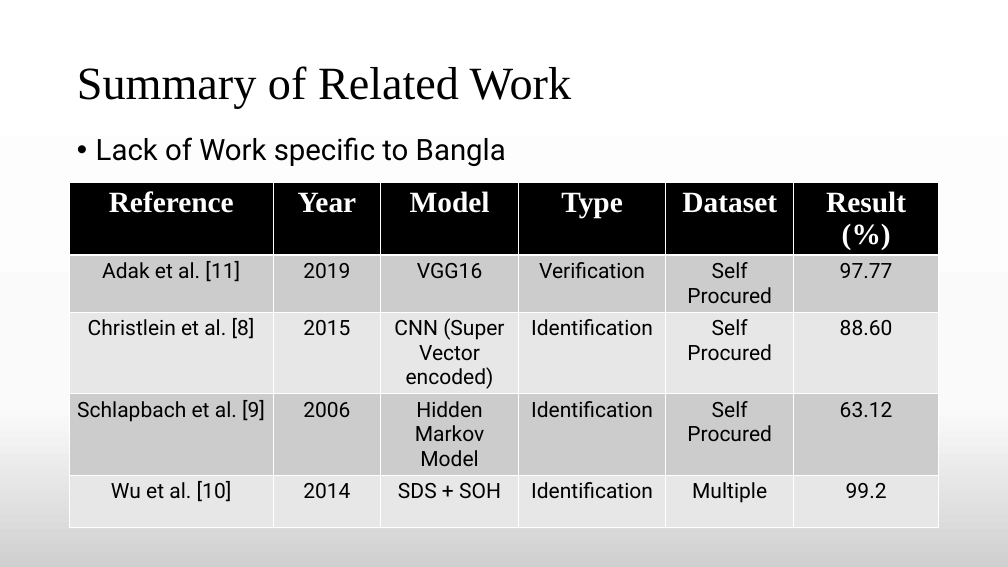
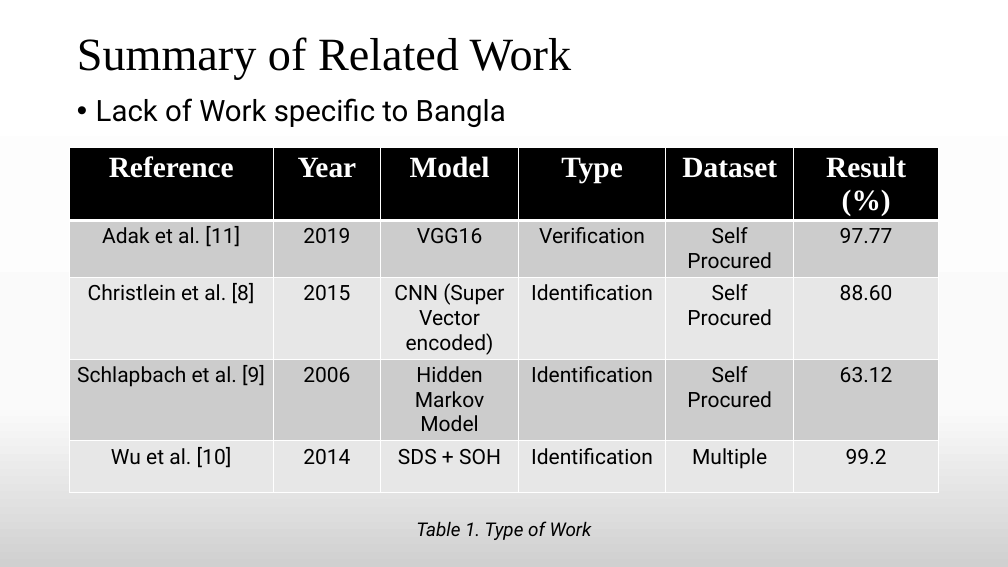
Before and after one commit to TheAnonymousMan/local-language-recognition-gcelt-class-2021, a slide deck: slide 9 of Documentation/4th Year Project Presentation.pptx. Drawn at 1008x567 pixels with LibreOffice and Linux fonts; fonts in the diff are those of the drawing. Boxes give left, top, right and bottom in pixels: in the first picture for what was removed or moved away, otherwise in the second. Text is boxed around its words. In the diff, an @@ line names an element or a change of style, - is before the commit and + after.

```diff
--- a/Documentation/4th Year Project Presentation.pptx
+++ b/Documentation/4th Year Project Presentation.pptx
@@ title "Summary of Related Work" moved from (x1=77, y1=66, x2=572, y2=109) to (x1=77, y1=37, x2=572, y2=79) @@
@@ text "Lack of Work specific to ..." moved from (x1=96, y1=137, x2=506, y2=166) to (x1=96, y1=98, x2=506, y2=127) @@
@@ table moved from (x1=70, y1=182, x2=939, y2=537) to (x1=70, y1=147, x2=939, y2=502) @@
@@ text added at (x1=416, y1=521, x2=592, y2=540), 18 pt, text #000000, italic @@
+Table 1. Type of Work
```
Also in this commit, not shown: 2 other slides changed.
